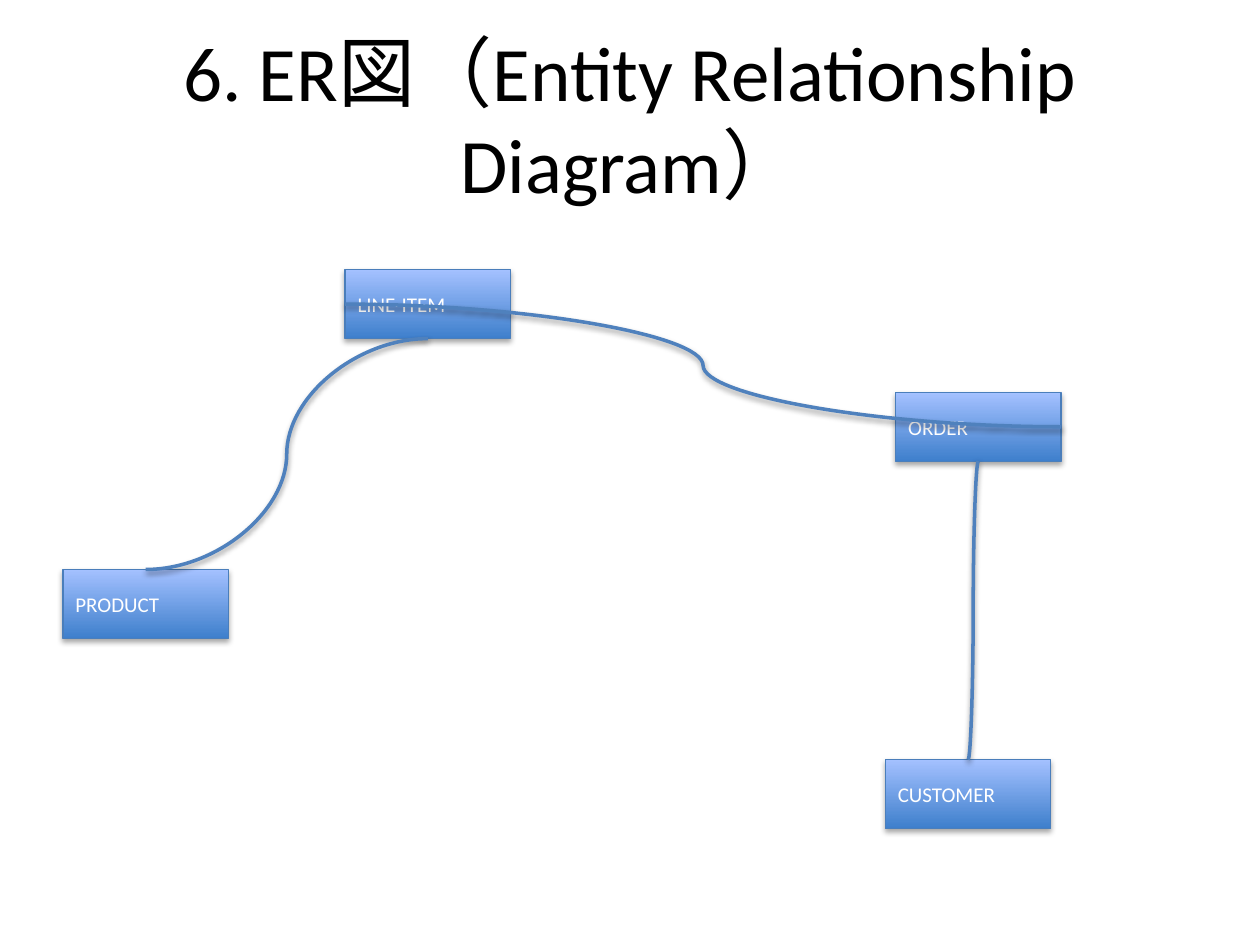
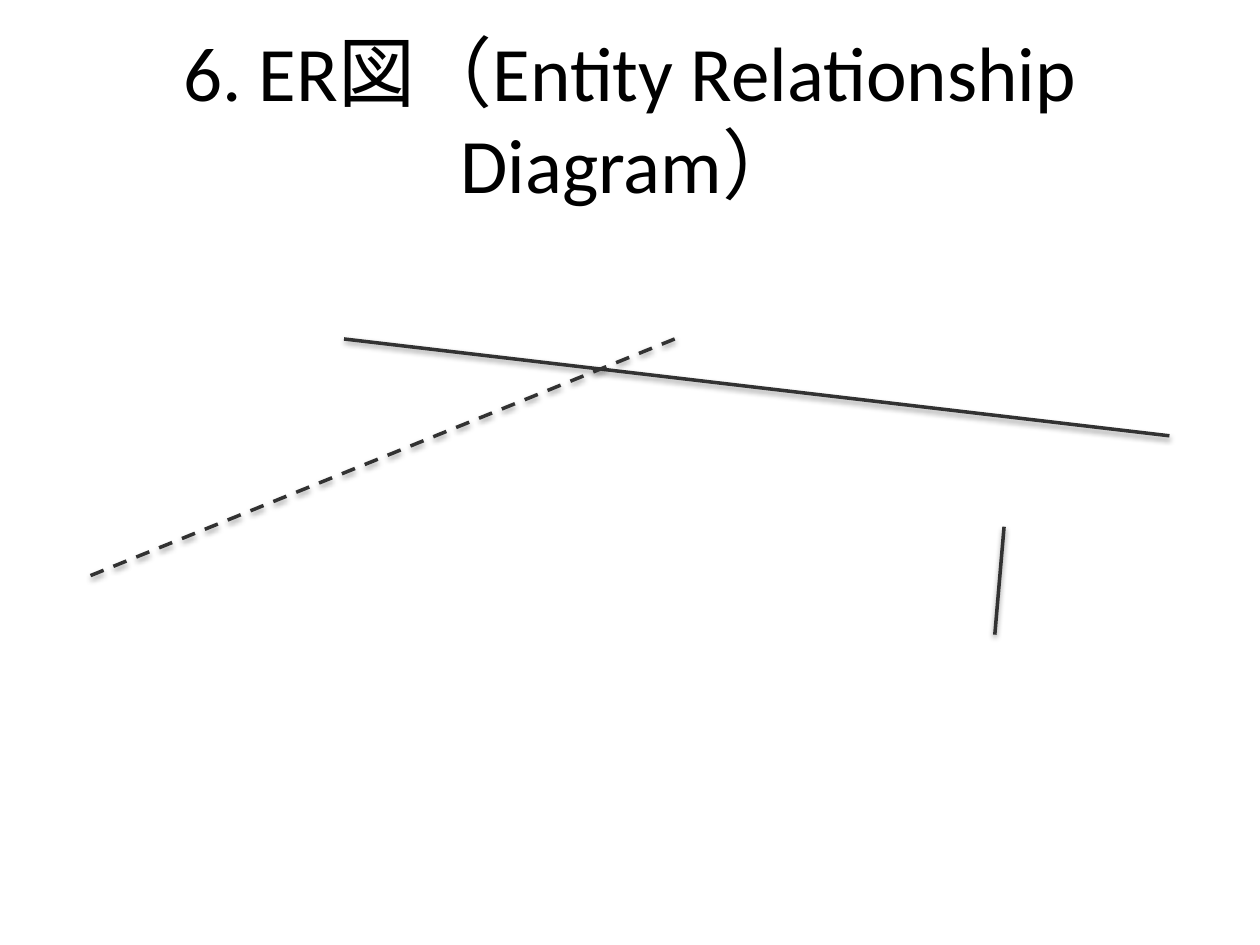
Before and after one commit to notfolder/qmd_to_pptx, a slide deck: slide 23 of demo_full.pptx. Drawn at 1260x945 pixels with LibreOffice and Linux fonts; fonts in the diff are those of the drawing. Boxes give left, top, right and bottom in pixels: in the first picture for what was removed or moved away, otherwise in the second. Text is boxed around its words. In the diff, an @@ line names an element or a change of style, - is before the commit and + after.

```diff
--- a/demo_full.pptx
+++ b/demo_full.pptx
@@ rectangle removed at (x1=345, y1=270, x2=510, y2=339) @@
-LINE-ITEM
@@ curved line removed from (1061, 427) to (345, 304) @@
@@ line added from (91, 576) to (674, 339), #323232 2 pt dashed @@
@@ curved line removed from (146, 570) to (428, 339) @@
@@ line added from (1169, 436) to (344, 339), #323232 2 pt @@
@@ rectangle removed at (x1=896, y1=392, x2=1061, y2=461) @@
-ORDER
@@ curved line removed from (968, 760) to (979, 461) @@
@@ line added from (995, 635) to (1004, 527), #323232 2 pt @@
@@ rectangle removed at (x1=63, y1=570, x2=228, y2=639) @@
-PRODUCT
@@ rectangle removed at (x1=886, y1=760, x2=1051, y2=829) @@
-CUSTOMER
```
Also in this commit, not shown: 1 other slide changed, 2 other files.
